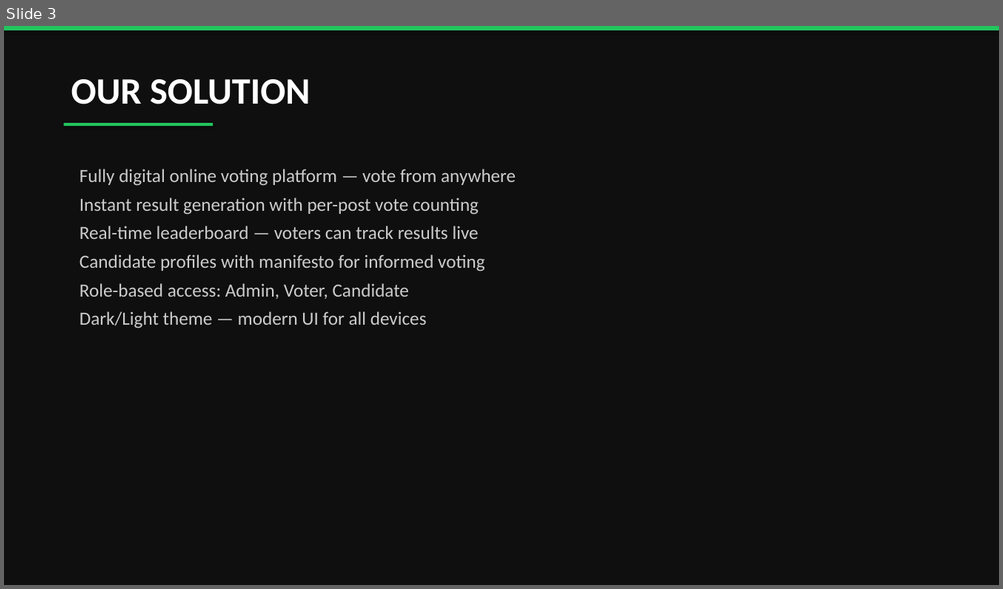
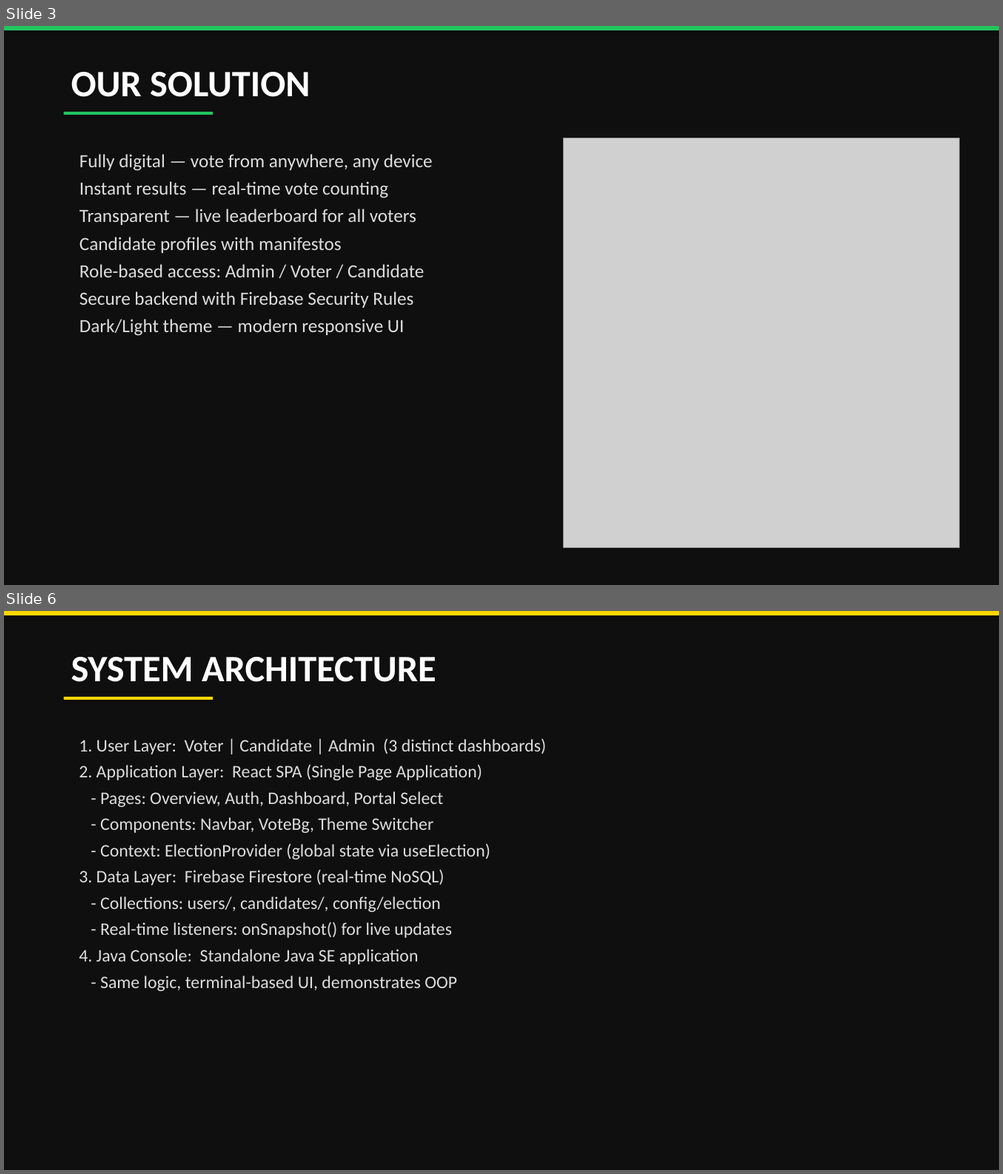
Before and after one commit to nayeemuddin0351/University-Digital-Election-Hub, a slide deck: RMSTU_Election_Presentation.pptx. Shown one above the other, each under a label of ours: slide 3 before the commit, slides 3 and 6 after it; the slides between them are not shown. The pictures are 1003x589 and 1003x1174 pixels, drawn with LibreOffice and Linux fonts; fonts in the diff are those of the drawing; grey boxes stand for pictures. Boxes give left, top, right and bottom in pixels: in the first picture for what was removed or moved away, otherwise in the second. Text is boxed around its words. In the diff, an @@ line names an element or a change of style, - is before the commit and + after.

Commit message:
Update presentation: 14 slides with screenshots, Java code, OOP examples

```diff
--- a/RMSTU_Election_Presentation.pptx
+++ b/RMSTU_Election_Presentation.pptx
@@ slide 6 added at [4,611,999,1170], background #0F0F0F @@
@@ rounded rectangle added at [4,611,999,615], fill #FFD700 @@
@@ text added at [71,657,436,682], 36 pt, text #FFFFFF, bold @@
+SYSTEM ARCHITECTURE
@@ rounded rectangle added at [64,697,213,700], fill #FFD700 @@
@@ text added at [79,739,546,991], 17 pt, text #DDDDDD @@
+1. User Layer: Voter | Candidate | Admin (3 distinct dashboards)
+2. Application Layer: React SPA (Single Page Application)
+- Pages: Overview, Auth, Dashboard, Portal Select
+- Components: Navbar, VoteBg, Theme Switcher
+- Context: ElectionProvider (global state via useElection)
+3. Data Layer: Firebase Firestore (real-time NoSQL)
+- Collections: users/, candidates/, config/election
+- Real-time listeners: onSnapshot() for live updates
+4. Java Console: Standalone Java SE application
+- Same logic, terminal-based UI, demonstrates OOP
@@ slide 3 changed as well @@
@@ text "OUR SOLUTION": place and size @@
-text "OUR SOLUTION" at [71,79,310,104]
+text "OUR SOLUTION" at [71,72,310,97]
@@ rounded rectangle: place and size @@
-rounded rectangle at [64,123,213,126]
+rounded rectangle at [64,112,213,115]
@@ text at [79,154,432,336]: text changed; text colour #CCCCCC to #DDDDDD @@
-Fully digital online voting platform — vote from anywhere
-Instant result generation with per-post vote counting
-Real-time leaderboard — voters can track results live
-Candidate profiles with manifesto for informed voting
-Role-based access: Admin, Voter, Candidate
-Dark/Light theme — modern UI for all devices
+Fully digital — vote from anywhere, any device
+Instant results — real-time vote counting
+Transparent — live leaderboard for all voters
+Candidate profiles with manifestos
+Role-based access: Admin / Voter / Candidate
+Secure backend with Firebase Security Rules
+Dark/Light theme — modern responsive UI
@@ picture added at [563,138,959,548] @@
```
Also in this commit, not shown: 8 other slides changed, 4 other slides added, 3 slides removed.
